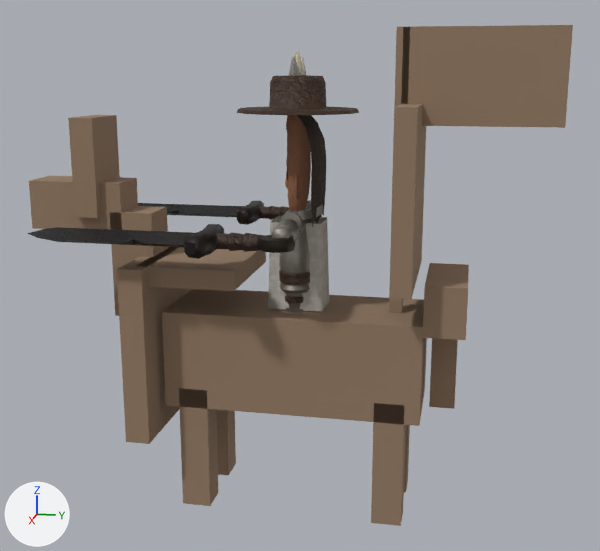
What one commit did to the glTF model csharp/Unciv.Godot/Packs/units/models/unit/Hakkapeliitta.glb.
Before and after are seen from a camera (50 mm lens) standing at (1.622, 0.327, 0.89) and looking at (-0.002, 0.002, 0.484). Arrows for +X, +Y and +Z are at lower left; the lights stay in place. The first picture is the older version. Where no turn or scale is listed for an object, it has been applied to the vertices. Vertices at exactly the same position are counted once.

Names of what the first picture shows: '1H_Sword', '1H_Sword_Offhand', 'HorseMesh', 'Knight_Cape', 'Warrior'.
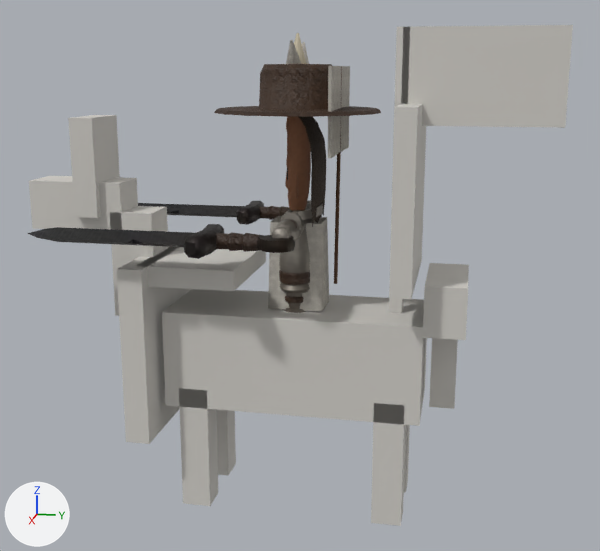
Pixel boxes [x1, y1, x2, y2] of what changed, in the pictures (600 x 551 px; the box of a moved part takes in the faces that stretch with it):
'HorseMesh', recoloured (brown to light grey)
    both: [29, 25, 573, 526]
'Warrior', reshaped (37% wider, 7% taller)
    before: [237, 51, 359, 313]
    after: [214, 33, 381, 313]
part 1 of me_mesh_skinned, added
    after: [328, 66, 350, 158]
part 2 of me_mesh_skinned, added (brown)
    after: [334, 66, 342, 284]
part 3 of me_mesh_skinned, moved or reshaped
    before: [237, 51, 359, 115]
    after: [214, 33, 381, 117]

The edits, one by one:
Material 'Horse' (mat_horse) changes colour from brown #957c65 to light grey #d1cec8; in linear values from (0.3, 0.2, 0.13) to (0.64, 0.62, 0.58).
me_mesh_skinned is used by ob_warrior; location (0.0, 0.0, 0.38).
me_mesh_skinned had 2542 vertices, 4730 faces and spanned x -0.178..0.178, y -0.122..0.119, z 0.0..0.548.
me_mesh_skinned now has 2567 vertices, 4772 faces and spans x -0.178..0.178, y -0.164..0.162, z 0.0..0.58.
me_mesh_skinned part 1: a new loose piece, a box spanning x -0.1167..0.1167, y 0.0776..0.0835, z 0.3563..0.5196, in mat_teamcolor.
me_mesh_skinned part 2: a new loose piece of 17 vertices spanning x -0.003..0.004, y 0.073..0.084, z 0.092..0.52, in mat_leather.
Part 3, on me_mesh_skinned:
6 vertices in x -0.002..0.002, y -0.003..0.001, z 0.548 move by (0.0, 0.0, 0.032).
4 vertices in x 0.042..0.044, y -0.003..0.001, z 0.537..0.538 move by (0.015, 0.0, 0.028).
119 vertices move from x -0.121..0.121, y -0.122..0.119, z 0.433..0.538 to x -0.163..0.163, y -0.164..0.162, z 0.433..0.566.
